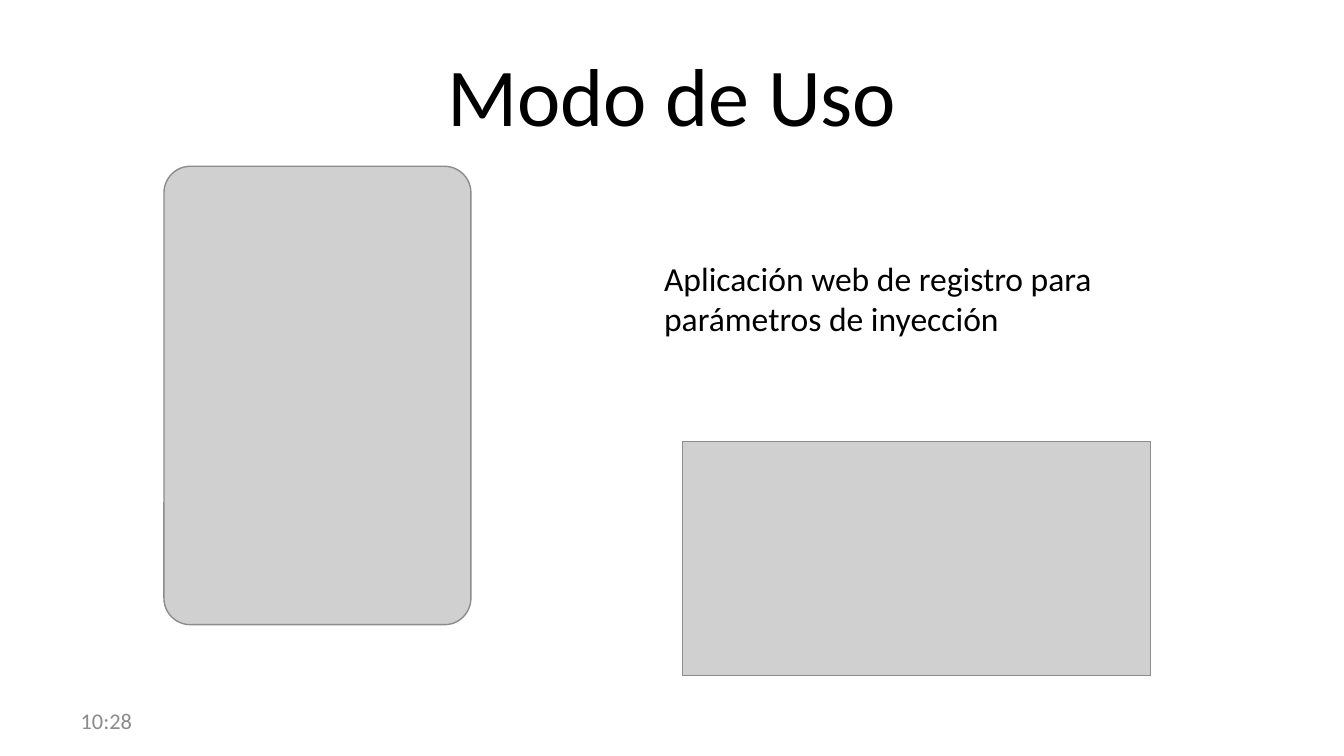
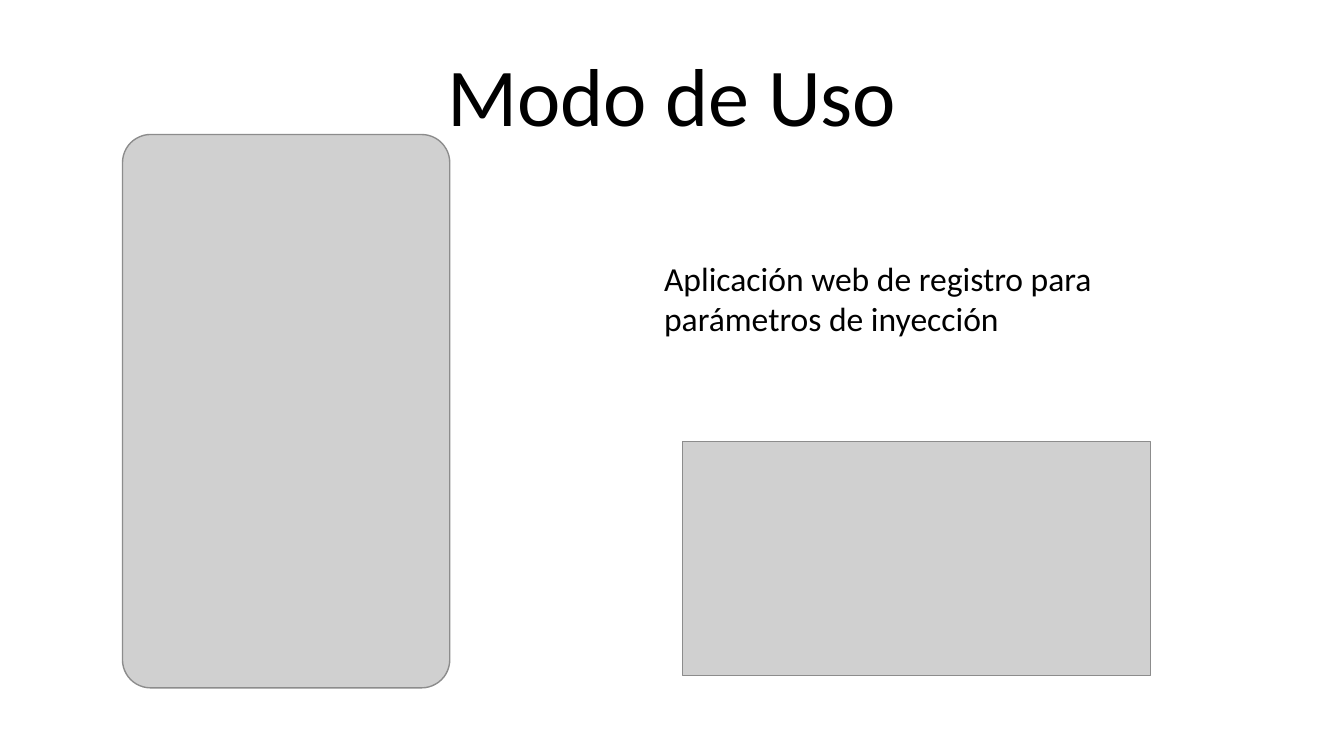
Before and after one commit to marcuxo/ariztindicador, a slide deck: slide 3 of server/public/descarga/CONTROL DE INYECCION.pptx. Drawn at 1344x756 pixels with LibreOffice and Linux fonts; fonts in the diff are those of the drawing; grey boxes stand for pictures; background and template pictures are left out. Boxes give left, top, right and bottom in pixels: in the first picture for what was removed or moved away, otherwise in the second. Text is boxed around its words. In the diff, an @@ line names an element or a change of style, - is before the commit and + after.

```diff
--- a/server/public/descarga/CONTROL DE INYECCION.pptx
+++ b/server/public/descarga/CONTROL DE INYECCION.pptx
@@ picture: place and size @@
-picture at <box>164,167,470,625</box>
+picture at <box>122,134,449,688</box>
@@ text removed at <box>81,714,132,729</box> @@
-10:28
```
Also in this commit, not shown: 8 other slides changed, 1 slide added, 4 other files.
